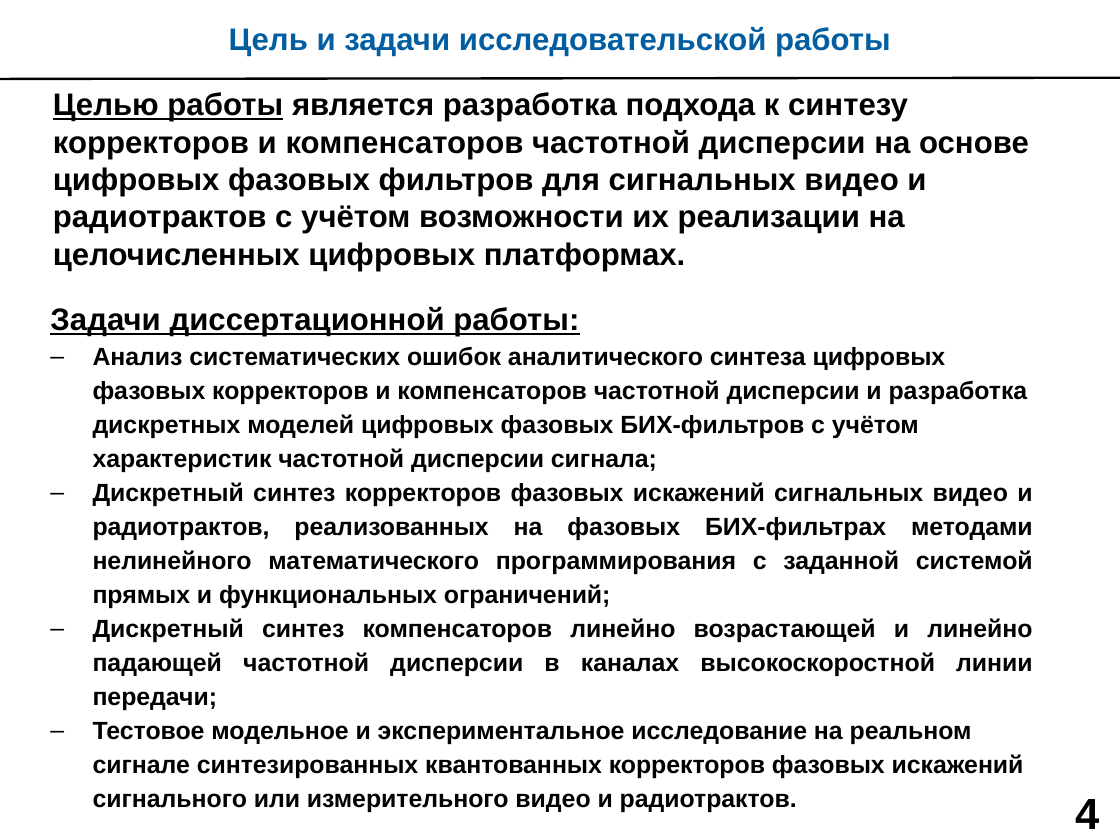
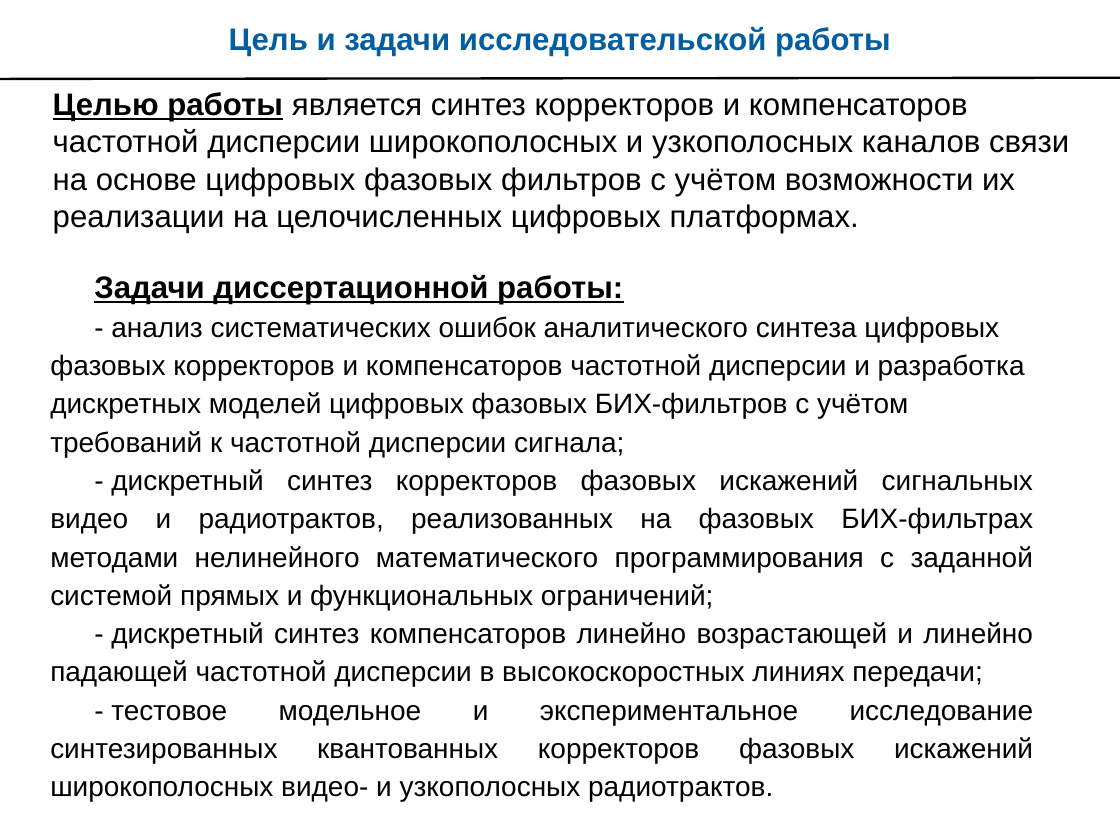
Before and after one commit to kit8nino/disser_ktn, a slide deck: slide 4 of Морозов_дисс_н_презентация.pptx. Drawn at 1120x840 pixels with LibreOffice and Linux fonts; fonts in the diff are those of the drawing. Boxes give left, top, right and bottom in pixels: in the first picture for what was removed or moved away, otherwise in the second. Text is boxed around its words. In the diff, an @@ line names an element or a change of style, - is before the commit and + after.

Commit message:
[правки] замечания Белова
на презентации пропали номера слайдов, надо будет исправить.
в автореферате графики с цветных сменить на пунктирные и подписи поместить прям на линиях

```diff
--- a/Морозов_дисс_н_презентация.pptx
+++ b/Морозов_дисс_н_презентация.pptx
@@ text at (53, 92, 1069, 233): text changed; bold off @@
-Целью работы является разработка подхода к синтезу корректоров и компенсаторов частотной дисперсии на основе цифровых фазовых фильтров для сигнальных видео и радиотрактов с учётом возможности их реализации на целочисленных цифровых платформах.
+Целью работы является синтез корректоров и компенсаторов частотной дисперсии широкополосных и узкополосных каналов связи на основе цифровых фазовых фильтров с учётом возможности их реализации на целочисленных цифровых платформах.
@@ text "Задачи диссертационной работы:": place and size @@
-text "Задачи диссертационной работы:" at (50, 307, 1033, 812)
+text "Задачи диссертационной работы:" at (50, 275, 1034, 801)
@@ text at (94, 275, 623, 304): indent changed; line spacing 1.15 to 1.5 @@
@@ text at (50, 316, 1034, 801): text changed; size 16 to 18 pt; bold off @@
-– Анализ систематических ошибок аналитического синтеза цифровых фазовых корректоров и компенсаторов частотной дисперсии и разработка дискретных моделей цифровых фазовых БИХ-фильтров с учётом характеристик частотной дисперсии сигнала;
-– Дискретный синтез корректоров фазовых искажений сигнальных видео и радиотрактов, реализованных на фазовых БИХ-фильтрах методами нелинейного математического программирования с заданной системой прямых и функциональных ограничений;
-– Дискретный синтез компенсаторов линейно возрастающей и линейно падающей частотной дисперсии в каналах высокоскоростной линии передачи;
-– Тестовое модельное и экспериментальное исследование на реальном сигнале синтезированных квантованных корректоров фазовых искажений сигнального или измерительного видео и радиотрактов.
+- анализ систематических ошибок аналитического синтеза цифровых фазовых корректоров и компенсаторов частотной дисперсии и разработка дискретных моделей цифровых фазовых БИХ-фильтров с учётом требований к частотной дисперсии сигнала;
+- дискретный синтез корректоров фазовых искажений сигнальных видео и радиотрактов, реализованных на фазовых БИХ-фильтрах методами нелинейного математического программирования с заданной системой прямых и функциональных ограничений;
+- дискретный синтез компенсаторов линейно возрастающей и линейно падающей частотной дисперсии в высокоскоростных линиях передачи;
+- тестовое модельное и экспериментальное исследование синтезированных квантованных корректоров фазовых искажений широкополосных видео- и узкополосных радиотрактов.
@@ page number removed at (1075, 799, 1099, 829) @@
-4
```
Also in this commit, not shown: 26 other slides changed, 2 other files.
